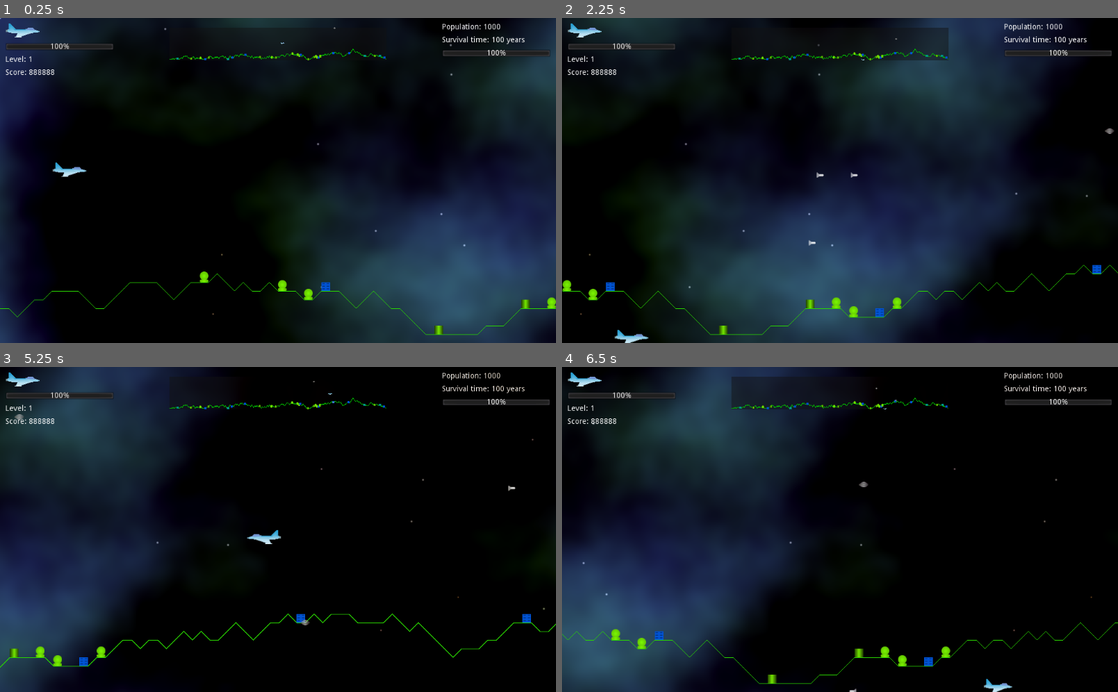
Above: before the commit, frames 1-4 (two rows, left to right).
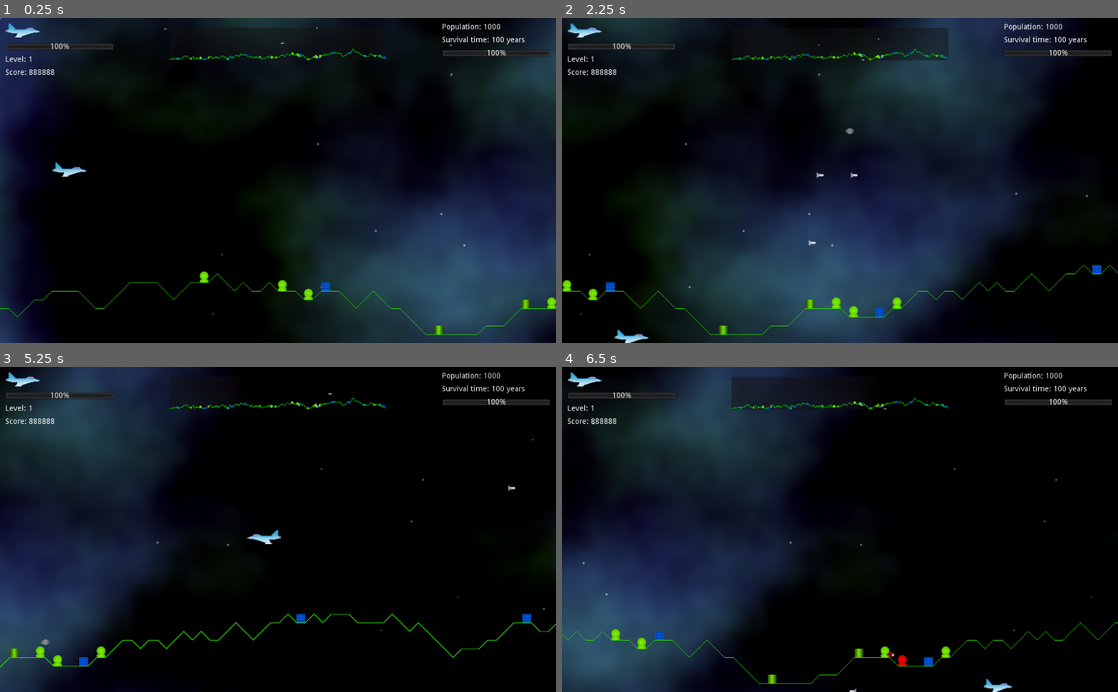
Above: after the commit, the same moments.

Repository: andrew-wilkes/godotia
Game: Godot game, scene res://scenes/Main.tscn
Two runs of this game, one before a commit and one after it. Both use one fixed random seed, a clock stepped at 60 frames per second and the inputs below.
Inputs:
- Up to frame 1 (0.25 s): no input
- Up to frame 2 (2.25 s): tap Enter (ui_accept) at 0.5, 0.77, 1.52 s; hold Right (ui_right) 0.53-1.28 s; hold Down (ui_down) 1.28-2.03 s; hold Right (ui_right) from 2.03 s (still down)
- Up to frame 3 (5.25 s): release Right (ui_right) at 2.78 s; hold Up (ui_up) 2.78-3.53 s; tap Enter (ui_accept) at 3.02, 3.77, 4.52 s; hold Left (ui_left) 3.53-5.03 s; hold Down (ui_down) from 5.03 s (still down)
- Up to frame 4 (6.5 s): release Down (ui_down) at 5.78 s; hold Right (ui_right) from 5.78 s (still down); tap Enter (ui_accept) at 6.02 s

The runs differ from the first frame. In frame 1, less than 0.1% of the frame differs, in the area x 56-61%, y 2-4%; in frame 2, less than 0.1%; in frame 3, less than 0.1%; in frame 4, 0.1%, in the area x 53-62%, y 6-93%.

Commit message:
Debug structure id handling

Diff:
--- a/autoload/globals.gd
+++ b/autoload/globals.gd
@@ -1,4 +1,6 @@
 extends Node
+
+const OUTPUT = true
 
 var player
 var structures = {}
@@ -15,9 +17,15 @@
 
 
 func reparent_structure(caller: Node, dest: Node, pos: Vector2, _sid = 0):
+	output("Rep sid: %s" % caller.sid)
 	if caller.sid:
 		var s = structures[caller.sid]
 		s.get_parent().remove_child(s)
 		s.position = pos
 		dest.add_child(s)
 		caller.sid = _sid
+
+
+func output(msg):
+	if OUTPUT:
+		print(msg)
--- a/scenes/Enemy.gd
+++ b/scenes/Enemy.gd
@@ -42,6 +42,7 @@
 				if sid:
 					got_building()
 					sid = 0
+				state = DEAD
 				destroy()
 
 
@@ -59,8 +60,6 @@
 			# Was leeching off an energy source
 			globals.structures[sid].targeted = false
 			globals.structures[sid].charging = true
-		sid = 0
-	state = DEAD
 	got_hit()
 	destroy()
 
@@ -82,14 +81,6 @@
 				state = DRAINING_ENERGY
 
 
-func reparent_structure(new_parent: Node, pos: Vector2, _sid = 0):
-	var s = globals.structures[sid]
-	s.get_parent().remove_child(s)
-	s.position = pos
-	new_parent.add_child(s)
-	sid = _sid
-
-
 func fire():
 	if $ShotTimer.is_stopped():
 		var shot = shot_scene.instance()
@@ -105,4 +96,4 @@
 
 func got_building():
 	globals.structures[sid].visible = false
-	print("got_building")
+	globals.output("Got_building")
--- a/scenes/Main.gd
+++ b/scenes/Main.gd
@@ -4,7 +4,7 @@
 const MAX_SPEED = 500
 const TOP_LEVEL = 14
 const TEST_STRUCT = false
-const TEST_ENEMY = false
+const TEST_ENEMY = true
 
 enum { LEFT, RIGHT }
 
@@ -51,7 +51,6 @@
 	map.resize(terrain, size.y)
 	map.rect_position.x = (size.x - map.rect_size.x) / 2
 	stats.rect_size.x = size.x
-	MarginContainer
 
 
 func start_game():
@@ -73,7 +72,7 @@
 func add_test_structure():
 	# Test falling
 	var structure = Structures.generate()
-	structure.position = Vector2(scroll_position + 16, -80)
+	structure.position = Vector2(scroll_position + 50, -80)
 	structure.state = 1
 	terrain.line.add_child(structure)
 
@@ -101,7 +100,7 @@
 	if targets.size():
 		var i = randi() % targets.size()
 		if TEST_ENEMY:
-			i = 18 # Manually choose a target
+			i = 17 # Manually choose a target
 		pick = globals.structures[targets[i]]
 	pick.targeted = true
 	return pick
--- a/scenes/Player.gd
+++ b/scenes/Player.gd
@@ -11,10 +11,12 @@
 		# Catch falling structure
 		sid = body.get_instance_id()
 		body.state = body.states.STATIC
+		globals.output("Player got sid: %s" % sid)
 		globals.call_deferred("reparent_structure", self, self, Vector2(4, 16), sid)
 	elif sid and body.collision_mask == 0 and body.get_child_count() < 2:
 		# Allow re-targeting of structure
 		globals.structures[sid].targeted = false
+		globals.output("Player rep sid: %s" % sid)
 		# Place structure on empty terrain flat
 		globals.call_deferred("reparent_structure", self, body.get_parent(), body.position)
 
--- a/scenes/Structure.gd
+++ b/scenes/Structure.gd
@@ -21,12 +21,12 @@
 		var collision = move_and_collide(velocity * delta)
 		if collision:
 			if velocity.y >= CRASH_SPEED:
-				print("Structure crash speed: ", velocity.y)
+				globals.output("Structure crash speed: %s" % velocity.y)
 				destroy()
 			velocity.y = 0
 			state = states.STATIC
-		if position.y > 0:
-			print("Structure hit ground")
+		if position.y > 0 and velocity.y > 1:
+			globals.output("Structure hit ground")
 			destroy()
 
 
--- a/scenes/Terrain.gd
+++ b/scenes/Terrain.gd
@@ -37,7 +37,7 @@
 		pos.y += (rng.randi() % 3 - 1) * GRID_SIZE # -1, 0, 1 * GRID_SIZE
 		pos.y = clamp(pos.y, -MAX_HEIGHT, 0)
 		add_collision_surface(pos)
-	print("End pos: %d Flats: %d" % [pos.x, flats.size()])
+	globals.output("End pos: %d Flats: %d" % [pos.x, flats.size()])
 
 
 func add_collision_surface(point: Vector2):
